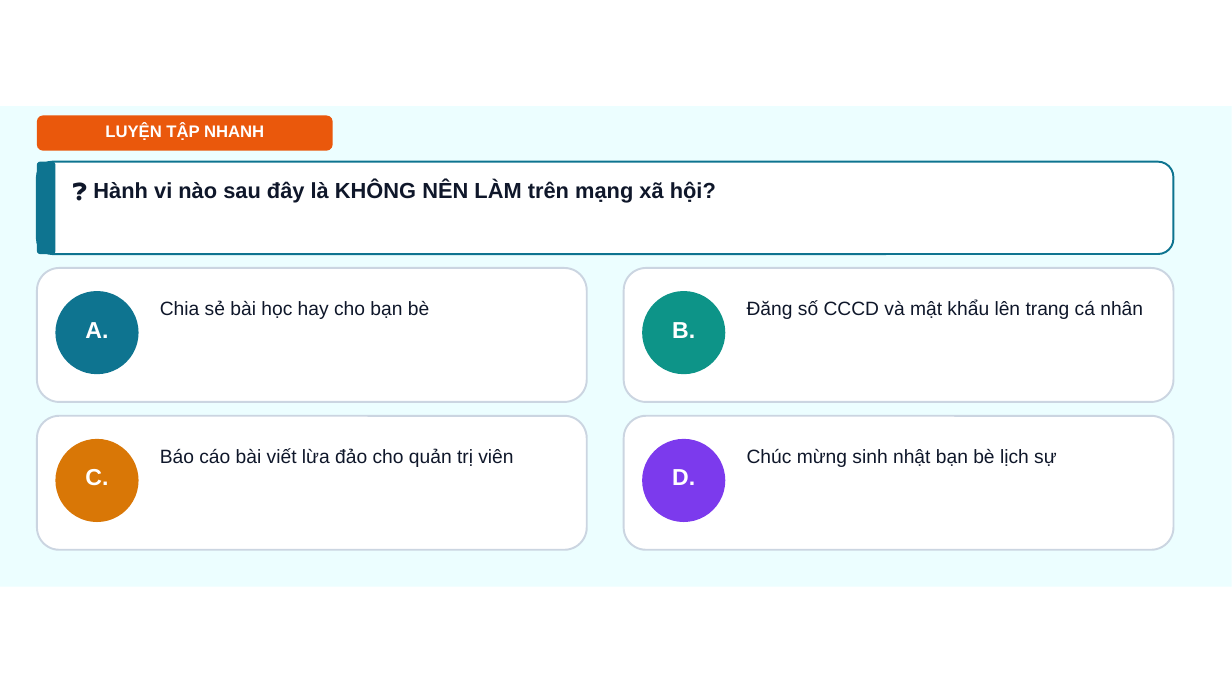
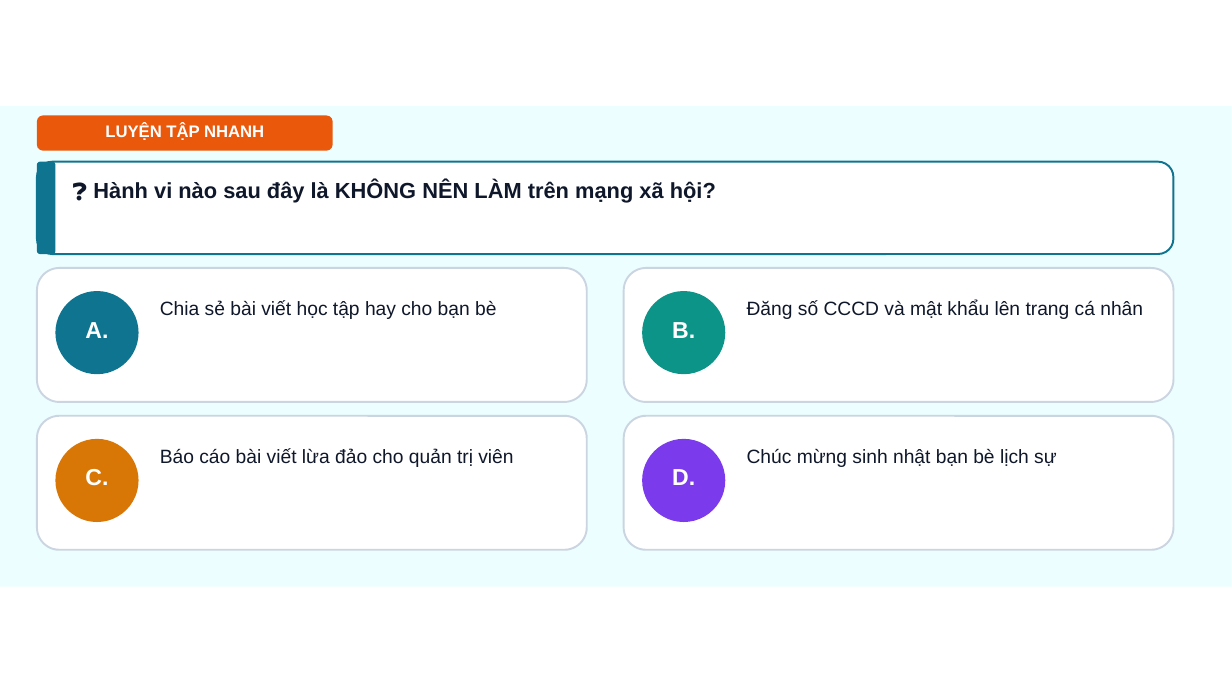
Before and after one commit to dinhnguyenhnue/UNIGO, a slide deck: slide 7 of KHBD_Tin_học/Lớp_7/Tuần_04/Slide_Tin_hoc_Lớp_7_Tiet04_Bai_4_Mang_xa_hoi.pptx. Drawn at 1232x693 pixels with LibreOffice and Linux fonts; fonts in the diff are those of the drawing; background and template pictures are left out. Boxes give left, top, right and bottom in pixels: in the first picture for what was removed or moved away, otherwise in the second. Text is boxed around its words. In the diff, an @@ line names an element or a change of style, - is before the commit and + after.

```diff
--- a/KHBD_Tin_học/Lớp_7/Tuần_04/Slide_Tin_hoc_Lớp_7_Tiet04_Bai_4_Mang_xa_hoi.pptx
+++ b/KHBD_Tin_học/Lớp_7/Tuần_04/Slide_Tin_hoc_Lớp_7_Tiet04_Bai_4_Mang_xa_hoi.pptx
@@ text at <box>160,300,496,319</box>: text changed @@
-Chia sẻ bài học hay cho bạn bè
+Chia sẻ bài viết học tập hay cho bạn bè
```
Also in this commit, not shown: 5 other slides changed, 1 slide added, 1 slide removed, 13 other files.
